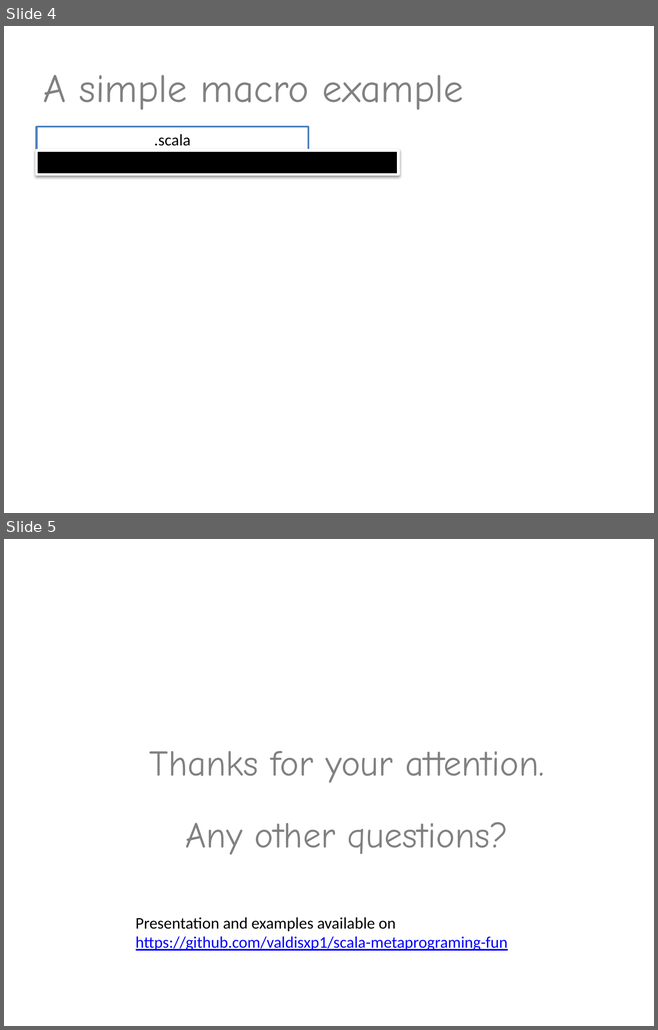
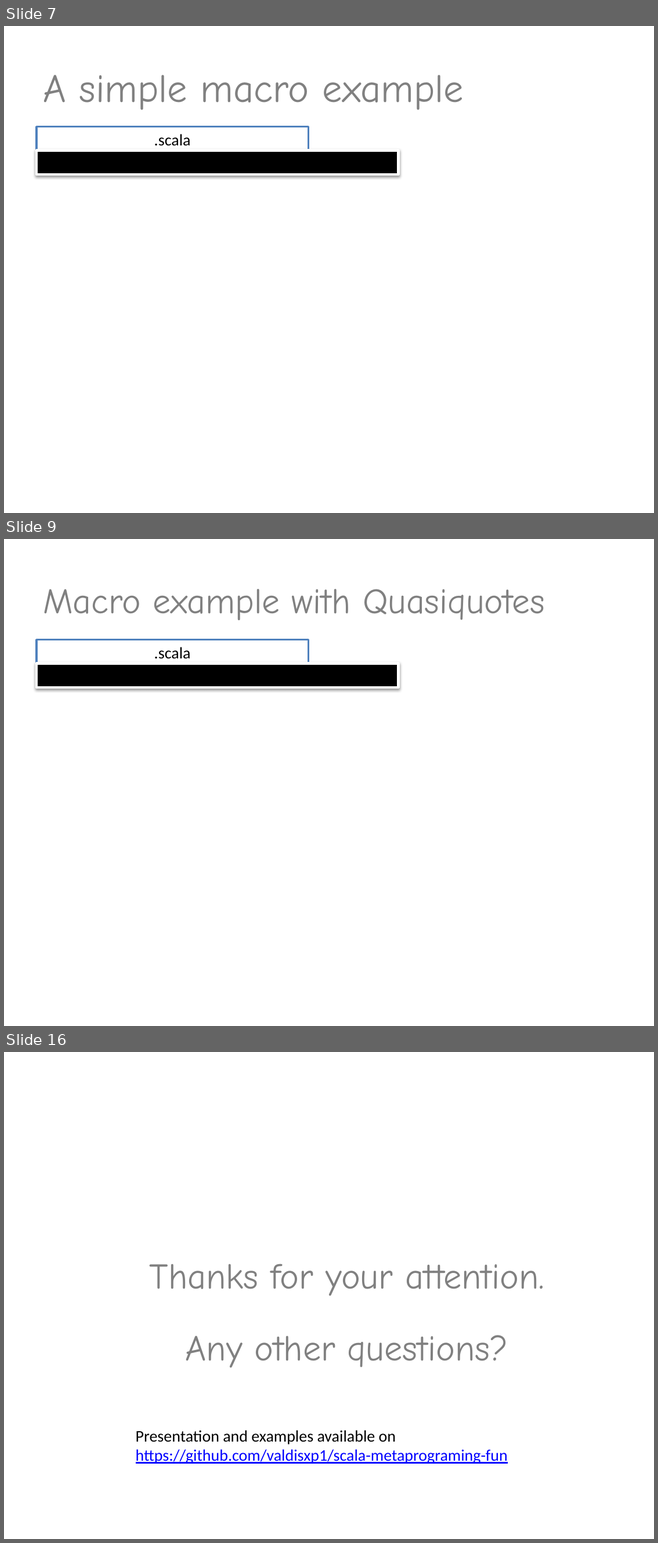
Before and after one commit to valdisxp1/scala-metaprograming-fun, a slide deck: Scala_metaprogramming.pptx. Shown one above the other, each under a label of ours: slides 4 and 5 before the commit, slides 7, 9 and 16 after it; the slides between them are not shown. The pictures are 658x1030 and 658x1543 pixels, drawn with LibreOffice and Linux fonts; fonts in the diff are those of the drawing. Boxes give left, top, right and bottom in pixels: in the first picture for what was removed or moved away, otherwise in the second. Text is boxed around its words. In the diff, an @@ line names an element or a change of style, - is before the commit and + after.

```diff
--- a/Scala_metaprogramming.pptx
+++ b/Scala_metaprogramming.pptx
@@ slide 9 added at <box>4,539,654,1026</box>, background #FFFFFF @@
@@ title added at <box>43,589,545,620</box>, 39.6 pt, text #808080 @@
+Macro example with Quasiquotes
@@ rectangle added at <box>36,640,308,665</box>, fill #FFFFFF, outline #4F81BD 2 pt, 18 pt, text #000000 @@
+.scala
@@ rectangle added at <box>36,664,398,687</box>, fill #000000, outline #FFFFFF 3 pt @@
@@ what was slide 4 is now slide 7 @@
@@ what was slide 5 is now slide 16 @@
```
Also in this commit, not shown: 10 other slides added.
